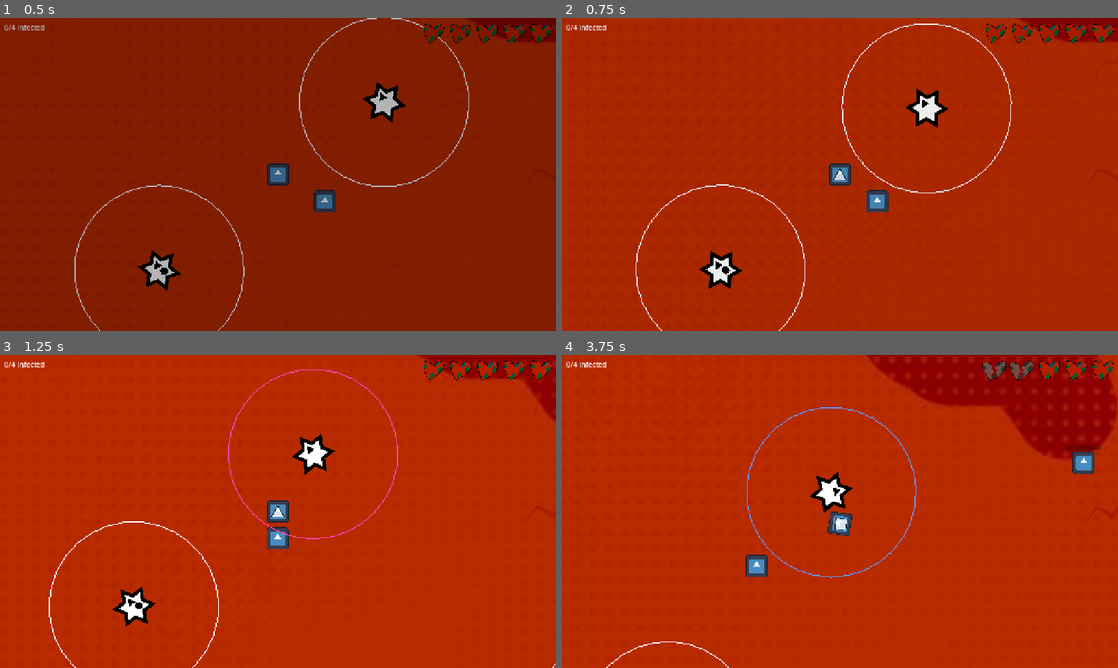
Above: before the commit, frames 1-4 (two rows, left to right).
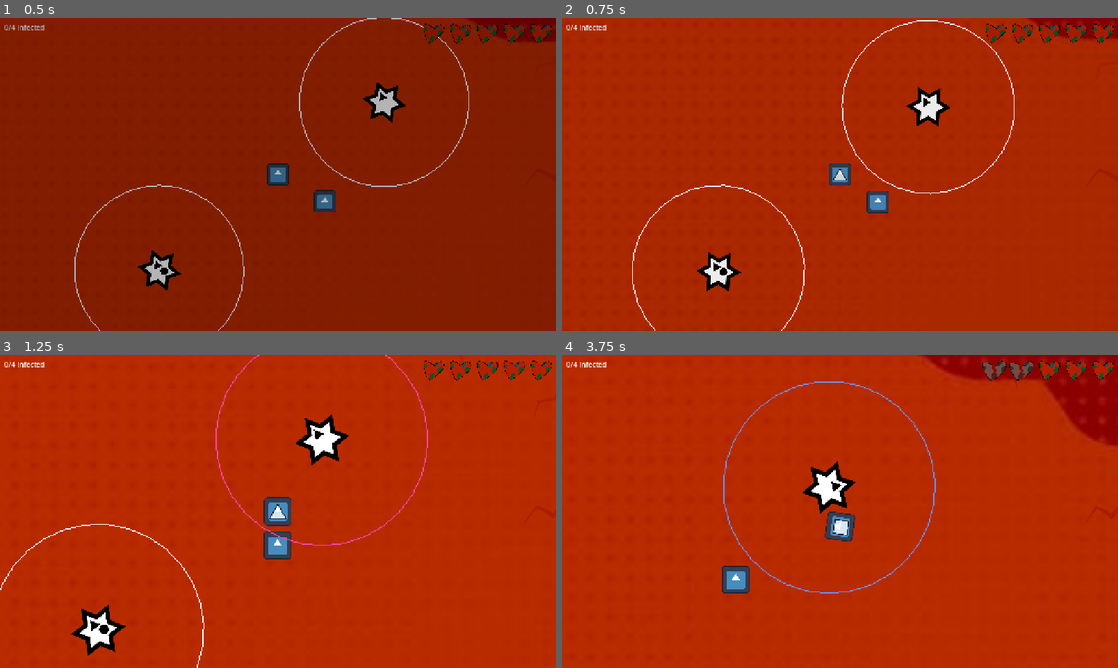
Above: after the commit, the same moments.

Repository: MarkusSecundus/GlobalJam_2026
Game: Godot game, scene res://maps/test_map.tscn
The game is run twice, just before and just after one commit, with the same random seed, the same clock (stepped at 60 frames per second) and the same inputs. The engine's default icon, where the game draws it, is replaced by a stand-in: a white triangle on a blue panel in a dark square. Sound files missing from this copy of the repository are replaced by a short silence.
Inputs:
- Up to frame 1 (0.5 s): no input
- Up to frame 2 (0.75 s): hold D (Right) from 0.53 s (still down); tap 1 (Mask1) at 0.6 s
- Up to frame 3 (1.25 s): keep holding D (Right)
- Up to frame 4 (3.75 s): release D (Right) at 1.28 s; hold S (Down) 1.28-2.03 s; tap one key every 0.75 s from 1.35 s: 2 (Mask2) 3 (Mask3) 1 (Mask1) 2 (Mask2); hold D (Right) 2.03-2.78 s; hold W (Up) 2.78-3.53 s; hold A (Left) from 3.53 s (still down)

Frame 1 is identical in both runs. In frame 2, 1.6% of the frame differs, in the area x 12-100%, y 0-100%; in frame 3, 5.3%; in frame 4, 7.4%, in the area x 8-100%, y 0-100%.

Commit message:
camera zoom with/without mask

Diff:
--- a/scripts/player/player.gd
+++ b/scripts/player/player.gd
@@ -3,6 +3,9 @@
 
 const PLAYER_SPEED_SLOW: float = 450
 const PLAYER_SPEED_FAST: float = 670
+
+var zoom_t = 0.0
+var zoom_t_target = 0.0
 
 # Called when the node enters the scene tree for the first time.
 func _ready() -> void:
@@ -52,6 +55,15 @@
 	if Input.is_action_just_pressed("Mask3"):
 		change_mask(Game.Mask.CIRCLE)
 
+	const SPEED = 1.0/0.5
+	if zoom_t < zoom_t_target:
+		zoom_t = min(zoom_t + SPEED * delta, zoom_t_target)
+	elif zoom_t > zoom_t_target:
+		zoom_t = max(zoom_t - SPEED * delta, zoom_t_target)
+
+	var zoom: float = 0.4 + 0.1 * ease(zoom_t, -2.5)
+	$Camera2D.zoom = Vector2(zoom, zoom)
+
 func _physics_process(delta: float) -> void:
 	if GameState.is_player_dead:
 		return
@@ -70,11 +82,12 @@
 	if direction.length_squared() > 0.01:
 		direction = direction.normalized()
 
-
 	if GameState.player_mask == 0:
 		direction *= PLAYER_SPEED_FAST
+		zoom_t_target = 0.0
 	else:
 		direction *= PLAYER_SPEED_SLOW
+		zoom_t_target = 1.0
 
 	linear_velocity = linear_velocity.lerp(direction, sqrt(delta))
 
